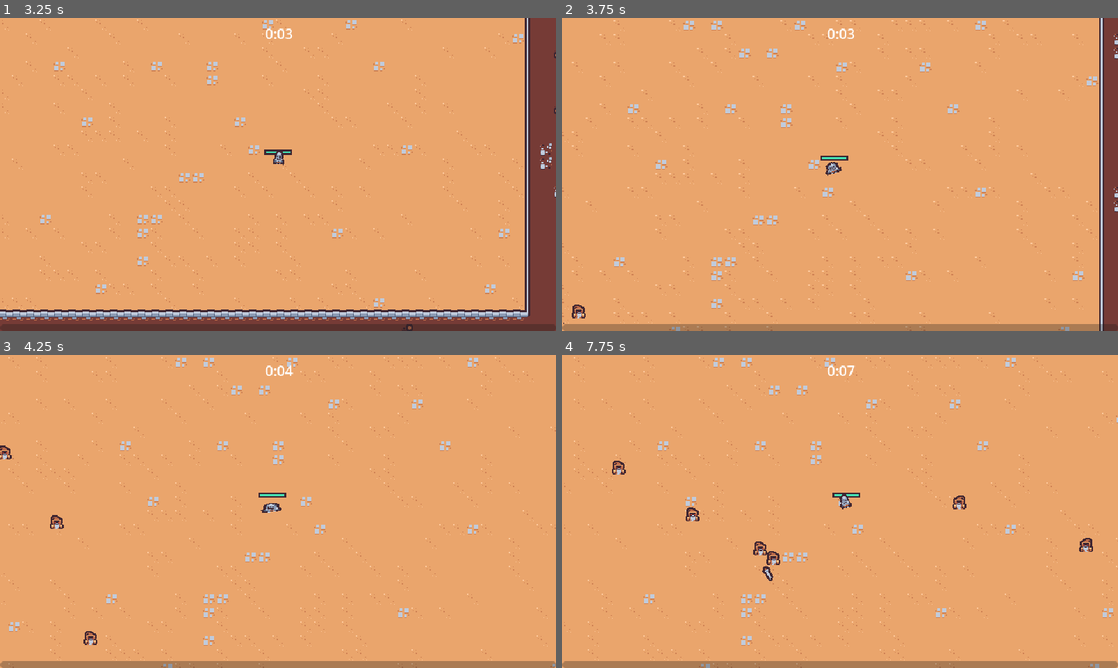
Above: before the commit, frames 1-4 (two rows, left to right).
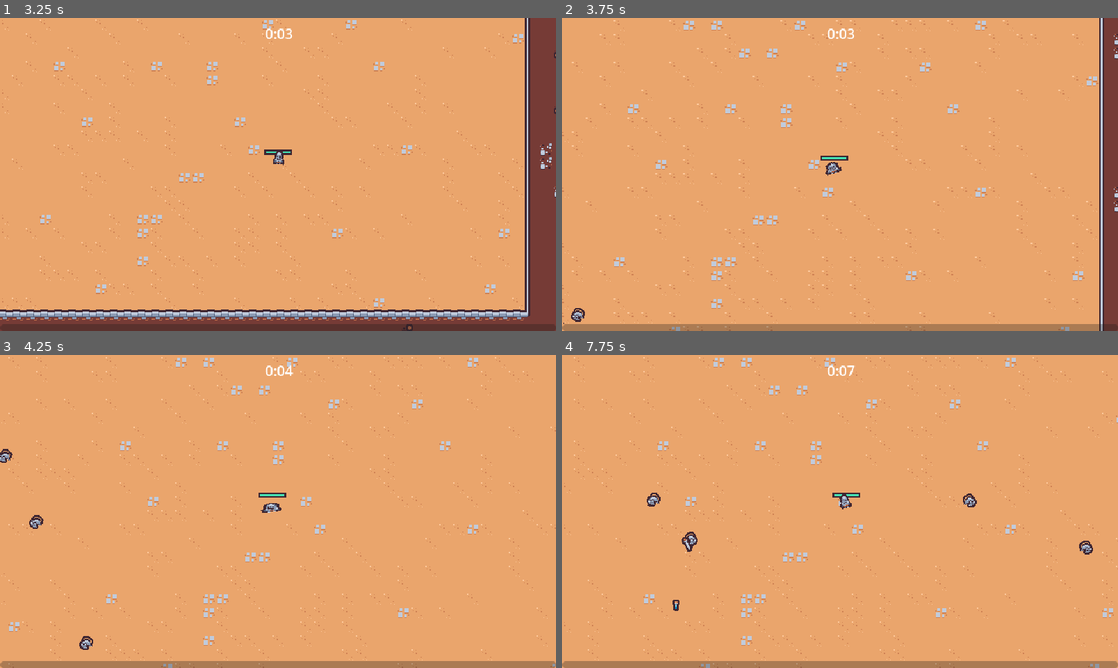
Above: after the commit, the same moments.

Repository: PWilliams0530/UdemySurvival2DGadotGame
Game: Godot game, scene res://scenes/main/main.tscn
Same seed, same stepped clock (60 frames per second), same inputs: the game is played once before the commit and once after it.
Inputs (mouse positions are in pixels of both pictures, inside the frame that each line leads up to):
- Up to frame 1 (3.25 s): move the mouse to (400, 158) at 0.52 s; press the mouse at (400, 158) at 0.53 s; hold Right (move_right) 0.53-1.28 s; move the mouse to (166, 190) at 1.27 s; release the mouse at (166, 190) at 1.28 s; hold S (move_down) 1.28-2.03 s; click (166, 190) at 1.35 s; move the mouse to (333, 105) at 2.02 s; press the mouse at (333, 105) at 2.03 s; hold Right (move_right) 2.03-2.78 s; move the mouse to (250, 237) at 2.77 s; release the mouse at (250, 237) at 2.78 s; hold Up (move_up) from 2.78 s (still down); click (250, 237) at 2.85 s
- Up to frame 2 (3.75 s): move the mouse to (1006, 221) at 3.52 s; release Up (move_up) at 3.53 s; press the mouse at (1006, 221) at 3.53 s; hold A (move_left) from 3.53 s (still down)
- Up to frame 3 (4.25 s): keep holding A (move_left)
- Up to frame 4 (7.75 s): move the mouse to (673, 464) at 4.27 s; release the mouse at (673, 464) at 4.28 s; click (673, 464) at 4.35 s; move the mouse to (867, 511) at 5.02 s; release A (move_left) at 5.03 s; press the mouse at (867, 511) at 5.03 s; hold S (move_down) 5.03-5.78 s; move the mouse to (756, 433) at 5.77 s; release the mouse at (756, 433) at 5.78 s; hold Right (move_right) 5.78-6.53 s; click (756, 433) at 5.85 s; move the mouse to (962, 495) at 6.52 s; press the mouse at (962, 495) at 6.53 s; hold Up (move_up) 6.53-7.28 s; move the mouse to (728, 527) at 7.27 s; release the mouse at (728, 527) at 7.28 s; hold Right (move_right) from 7.28 s (still down); click (728, 527) at 7.35 s

Frame 1 is identical in both runs. In frame 2, less than 0.1% of the frame differs, in the area x 1-5%, y 91-98%; in frame 3, 0.4%; in frame 4, 0.9%, in the area x 9-96%, y 33-82%.

Commit message:
AddedWeightedSpawnTable

Diff:
--- a/scenes/component/health_component.gd
+++ b/scenes/component/health_component.gd
@@ -12,7 +12,6 @@
 func damage(damage_amount: float):
 	#takes higher of the current health or 0 to prevent negative health
 	current_health = max(current_health - damage_amount, 0)
-	print(current_health)
 	health_changed.emit()
 	Callable(check_death).call_deferred()
 
--- a/scenes/main/main.tscn
+++ b/scenes/main/main.tscn
@@ -11,6 +11,8 @@
 [ext_resource type="PackedScene" uid="uid://dia2atumdc1l6" path="res://scenes/UI/experience_bar.tscn" id="2_l1q0w"]
 [ext_resource type="PackedScene" uid="uid://cwpx6tg3y6spu" path="res://scenes/manager/experience_manager.tscn" id="2_vtixs"]
 [ext_resource type="PackedScene" uid="uid://b2a3e82mnauq8" path="res://scenes/manager/upgrade_manager.tscn" id="6_ybet7"]
+[ext_resource type="PackedScene" uid="uid://b8wob0qa3onj6" path="res://scenes/game_objects/wizard_enemy/wizard_enemy.tscn" id="7_d01bt"]
+[ext_resource type="PackedScene" uid="uid://bwevb5r7qvg2u" path="res://scenes/game_objects/basic_enemy/basic_enemy.tscn" id="7_t581e"]
 [ext_resource type="PackedScene" uid="uid://d1dtgy87vfc1y" path="res://scenes/UI/upgrade_screen.tscn" id="7_vgqwr"]
 
 [node name="Main" type="Node"]
@@ -26,6 +28,8 @@
 [node name="ArenaTimeManager" parent="." instance=ExtResource("2_5tupl")]
 
 [node name="EnemyManager" parent="." node_paths=PackedStringArray("arena_time_manager") instance=ExtResource("1_j50ul")]
+basic_enemy_scene = ExtResource("7_t581e")
+wizard_enemy_scene = ExtResource("7_d01bt")
 arena_time_manager = NodePath("../ArenaTimeManager")
 
 [node name="ExperienceManager" parent="." instance=ExtResource("2_vtixs")]
--- a/scenes/manager/enemy_manager.gd
+++ b/scenes/manager/enemy_manager.gd
@@ -1,13 +1,17 @@
 extends Node
 const SPAWN_RADIUS = 350 #spawn outside of window
 @export var basic_enemy_scene: PackedScene
+@export var wizard_enemy_scene: PackedScene
 @export var arena_time_manager: Node
 
 @onready var timer = $Timer
 
+
 var base_spawn_time = 0
+var enemy_table = WeightedTable.new()
 
 func _ready():
+	enemy_table.add_item(basic_enemy_scene,10)
 	base_spawn_time = timer.wait_time
 	timer.timeout.connect(on_timer_timeout)
 	arena_time_manager.arena_difficulty_increased.connect(on_arena_difficulty_increased)
@@ -42,8 +46,8 @@
 	var player = get_tree().get_first_node_in_group("player") as Node2D #grab player
 	if player == null:
 		return
-
-	var enemy = basic_enemy_scene.instantiate() as Node2D
+	var enemy_scene = enemy_table.pick_item()
+	var enemy = enemy_scene.instantiate() as Node2D
 
 	var entities_layer = get_tree().get_first_node_in_group("entities_layer")
 	entities_layer.add_child(enemy) #add to parent (Main)
@@ -54,3 +58,6 @@
 	var time_off = (.1/12) * arena_difficulty
 	time_off = min(time_off, .7)
 	timer.wait_time = base_spawn_time - time_off
+
+	if arena_difficulty == 6:
+		enemy_table.add_item(wizard_enemy_scene,20)
--- a/scenes/manager/enemy_manager.tscn
+++ b/scenes/manager/enemy_manager.tscn
@@ -1,11 +1,13 @@
-[gd_scene load_steps=3 format=3 uid="uid://cplmtnnpjddoa"]
+[gd_scene load_steps=4 format=3 uid="uid://cplmtnnpjddoa"]
 
 [ext_resource type="Script" path="res://scenes/manager/enemy_manager.gd" id="1_8buoa"]
+[ext_resource type="PackedScene" uid="uid://bwevb5r7qvg2u" path="res://scenes/game_objects/basic_enemy/basic_enemy.tscn" id="2_psjlj"]
 [ext_resource type="PackedScene" uid="uid://b8wob0qa3onj6" path="res://scenes/game_objects/wizard_enemy/wizard_enemy.tscn" id="2_vjhqx"]
 
 [node name="EnemyManager" type="Node"]
 script = ExtResource("1_8buoa")
-basic_enemy_scene = ExtResource("2_vjhqx")
+basic_enemy_scene = ExtResource("2_psjlj")
+wizard_enemy_scene = ExtResource("2_vjhqx")
 
 [node name="Timer" type="Timer" parent="."]
 one_shot = true
--- /dev/null
+++ b/scripts/weighted_table.gd
@@ -0,0 +1,16 @@
+class_name WeightedTable
+
+var items : Array[Dictionary]
+var weight_sum = 0
+
+func add_item(item, weight: int):
+	items.append({"item": item, "weight": weight})
+	weight_sum += weight
+
+func pick_item():
+	var chosen_weight = randi_range(1, weight_sum)
+	var interation_sum = 0
+	for item in items:
+		interation_sum += item["weight"]
+		if chosen_weight <= interation_sum:
+			return item["item"]
Not shown: 1 places in scenes/main/main.tscn that only renumber resources
